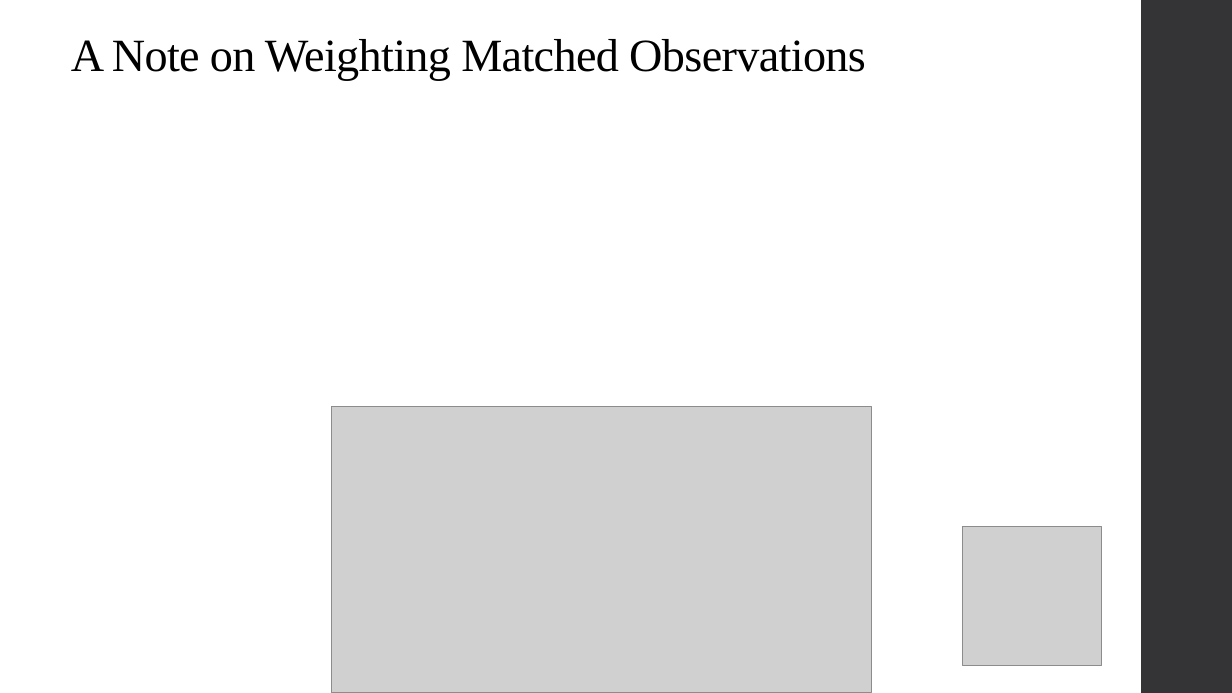
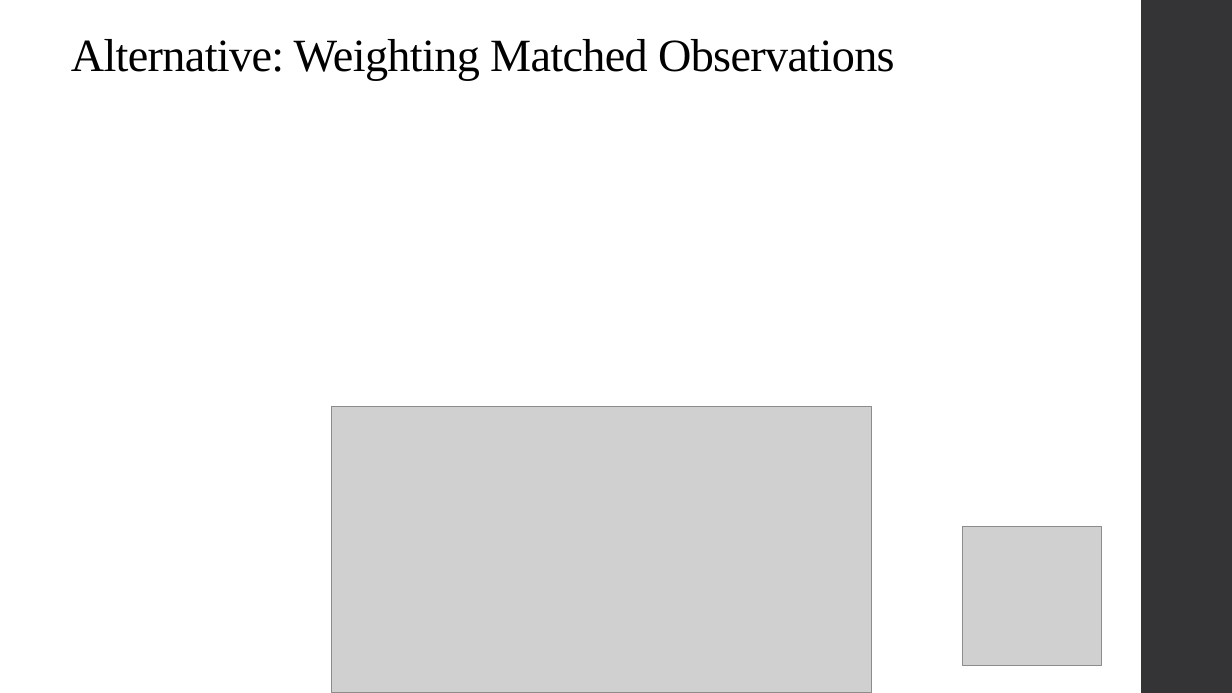
Before and after one commit to qiufei/fork-HAD5744, a slide deck: slide 45 of Lecture05_Matching/Lecture5_Matching_2022F.pptx (slide 34 before the commit). Drawn at 1232x693 pixels with LibreOffice and Linux fonts; fonts in the diff are those of the drawing; grey boxes stand for pictures. Boxes give left, top, right and bottom in pixels: in the first picture for what was removed or moved away, otherwise in the second. Text is boxed around its words. In the diff, an @@ line names an element or a change of style, - is before the commit and + after.

```diff
--- a/Lecture05_Matching/Lecture5_Matching_2022F.pptx
+++ b/Lecture05_Matching/Lecture5_Matching_2022F.pptx
@@ title at (71, 39, 895, 80): text changed @@
-A Note on Weighting Matched Observations
+Alternative: Weighting Matched Observations
```
Also in this commit, not shown: 6 other slides changed, 13 slides added, 2 slides removed, 35 other files.
